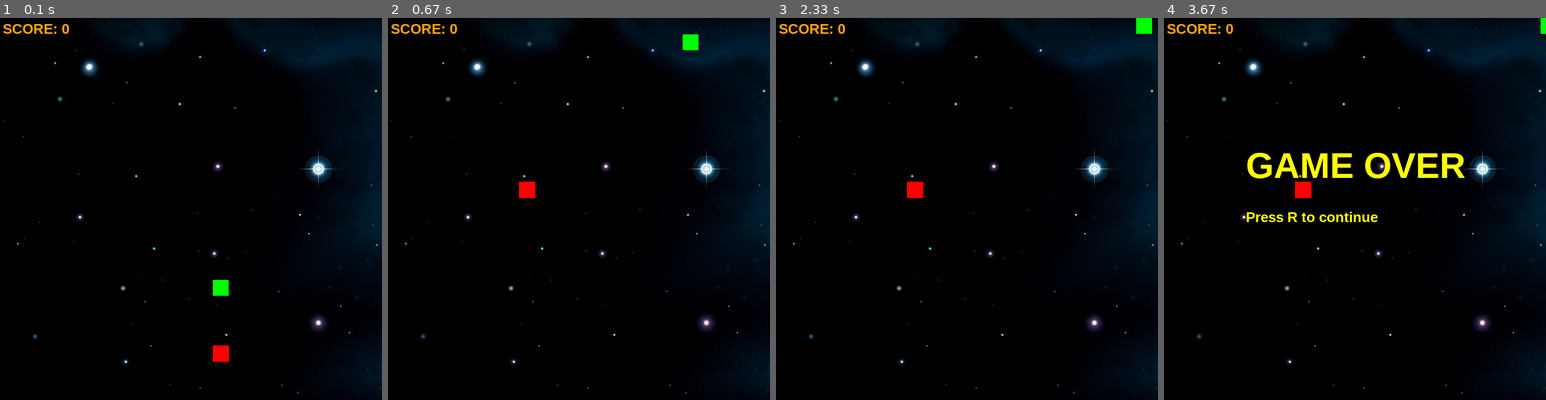
Above: before the commit, frames 1-4 (left to right).
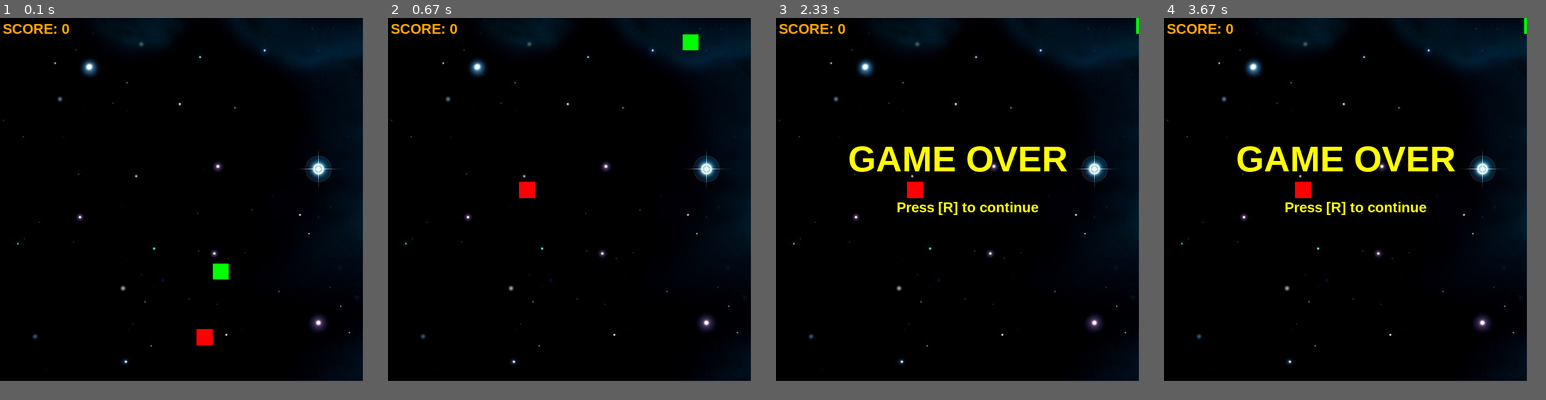
Above: after the commit, the same moments.

Repository: IlonaKhliustova/Snake_Pygame
Game: pygame game, started from Main.py
Two runs of this game, one before a commit and one after it. Both use one fixed random seed, a clock stepped at 60 frames per second and the inputs below.
Inputs:
- Up to frame 1 (0.1 s): no input
- Up to frame 2 (0.67 s): tap R at 0.33 s
- Up to frame 3 (2.33 s): hold Right 0.67-1.13 s; hold Up 1.17-1.47 s; hold Right 1.5-1.97 s; hold Left from 2 s (still down)
- Up to frame 4 (3.67 s): release Left at 2.53 s
In our replay, the window is 700x700 before the commit and 665x665 after it. These sizes can differ from the game's own. Grey fills any space a smaller window leaves; there, only what the larger window draws over its background counts as a difference.

The runs differ from the first frame. In frame 1, 4.2% of the frame differs, in the area x 44-100%, y 0-99%; in frame 2, 3.5%; in frame 3, 5.8%; in frame 4, 7.1%, in the area x 19-100%, y 0-99%.

Commit message:
Add files via upload

Diff:
--- a/Main.py
+++ b/Main.py
@@ -1,7 +1,7 @@
 import pygame
 from random import randrange
 
-RES = 700
+RES = 665
 SIZE = 30
 x, y = randrange(SIZE, RES - SIZE, SIZE), randrange(SIZE, RES - SIZE, SIZE)
 apple = randrange(SIZE, RES - SIZE, SIZE), randrange(SIZE, RES - SIZE, SIZE)
@@ -52,11 +52,15 @@
         render_ad = font_ad.render('Играйте в новую игру "Dungeon Master"', 1, pygame.Color('yellow'))
         sc.blit(render_ad, (RES // 2 - 270, RES // 3))
 
+    if score % 9 == 0 and score != 0 and not score % 11 == 0:
+        render_ad = font_ad.render('Играйте в новую игру "VldTower"', 1, pygame.Color('yellow'))
+        sc.blit(render_ad, (RES // 2 - 270, RES // 3))
+
     if x < 0 or x > RES - SIZE or y < 0 or y > RES - SIZE or len(snake) != len(set(snake)):
         render_end = font_end.render('GAME OVER', 1, pygame.Color('yellow'))
         sc.blit(render_end, (RES // 2 - 200, RES // 3))
-        render_restart = font_ad.render('Press R to continue', 1, pygame.Color('yellow'))
-        sc.blit(render_restart, (RES // 2 - 200, RES // 2))
+        render_restart = font_ad.render('Press [R] to continue', 1, pygame.Color('yellow'))
+        sc.blit(render_restart, (RES // 3, RES // 2))
 
         dead = True
         snake_speed = 0
@@ -90,7 +94,8 @@
         x, y = randrange(SIZE, RES - SIZE, SIZE), randrange(SIZE, RES - SIZE, SIZE)
         apple = randrange(SIZE, RES - SIZE, SIZE), randrange(SIZE, RES - SIZE, SIZE)
         score = 0
-        dirs = {'W': True, 'S': True, 'A': True, 'D': True, }
+        length = 1
+
         dx, dy = 0, 0
         snake_speed = 10
         dead = False
